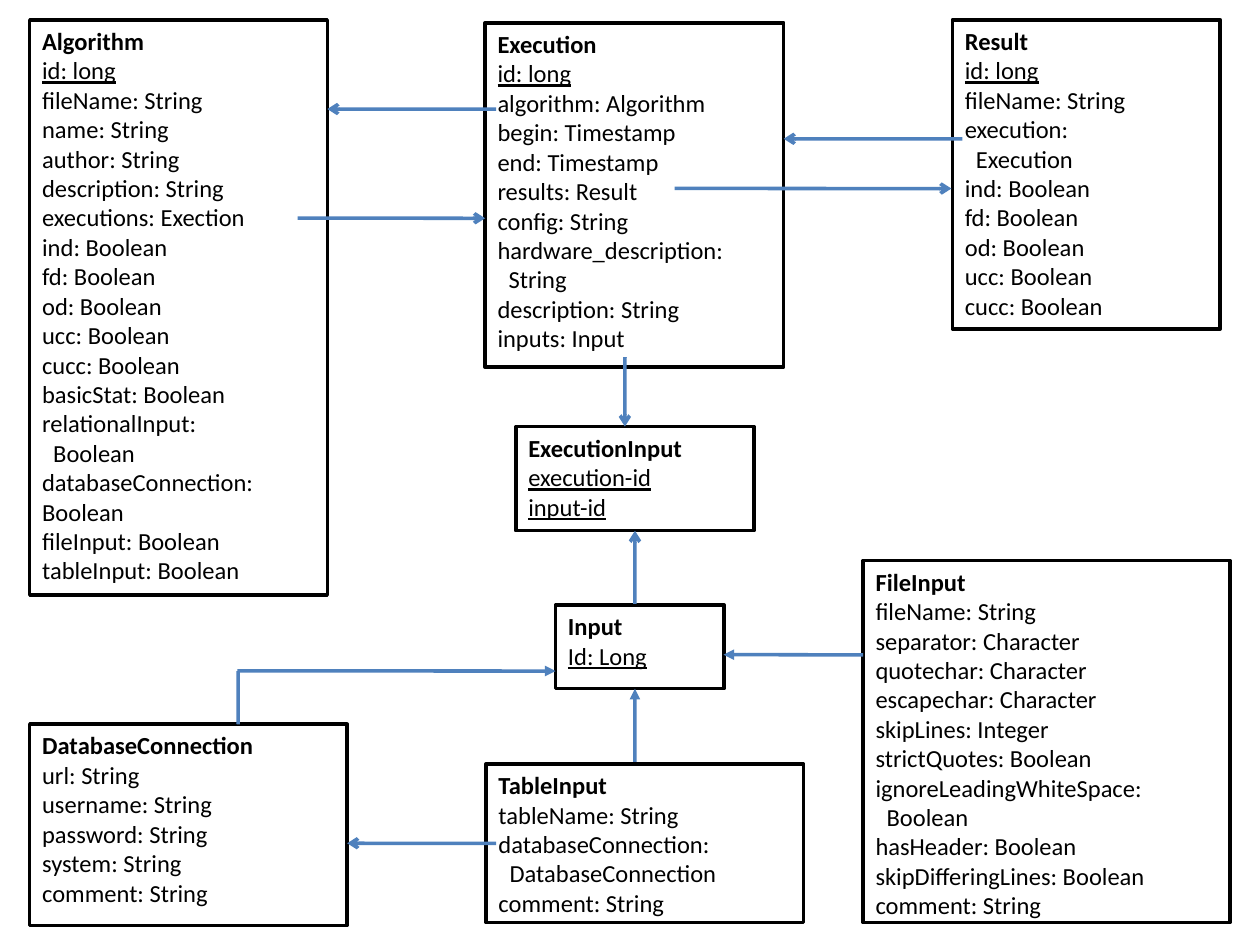
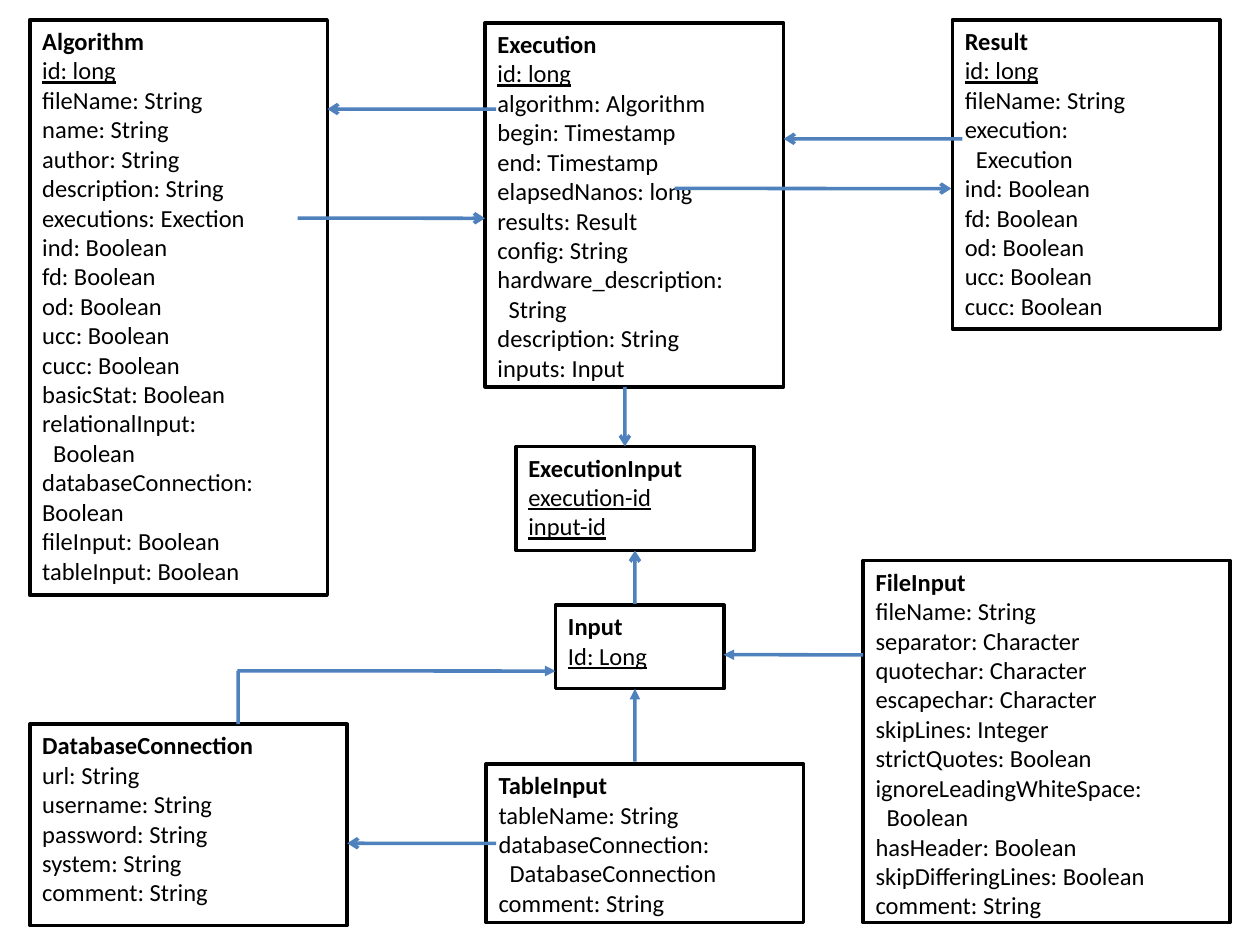
Before and after one commit to HPI-Information-Systems/Metanome, a slide deck: slide 1 of Metanome_DbSchema.pptx. Drawn at 1260x945 pixels with LibreOffice and Linux fonts; fonts in the diff are those of the drawing. Boxes give left, top, right and bottom in pixels: in the first picture for what was removed or moved away, otherwise in the second. Text is boxed around its words. In the diff, an @@ line names an element or a change of style, - is before the commit and + after.

```diff
--- a/Metanome_DbSchema.pptx
+++ b/Metanome_DbSchema.pptx
@@ rectangle "Execution": place and size @@
-rectangle "Execution" at (485, 23, 784, 367)
+rectangle "Execution" at (485, 23, 784, 387)
@@ text in rectangle at (497, 183, 693, 205): paragraph added @@
+elapsedNanos: long
@@ text in rectangle at (497, 271, 722, 323): text changed @@
-hardware_description:
-String
+hardware_description:
+String
@@ arrow moved from (625, 427) - (625, 357) to (625, 446) - (625, 387) @@
@@ rectangle "ExecutionInput": place and size @@
-rectangle "ExecutionInput" at (515, 427, 753, 532)
+rectangle "ExecutionInput" at (515, 446, 753, 551)
@@ arrow moved from (635, 530) - (635, 604) to (635, 551) - (635, 604) @@
```
Also in this commit, not shown: 13 other files.
